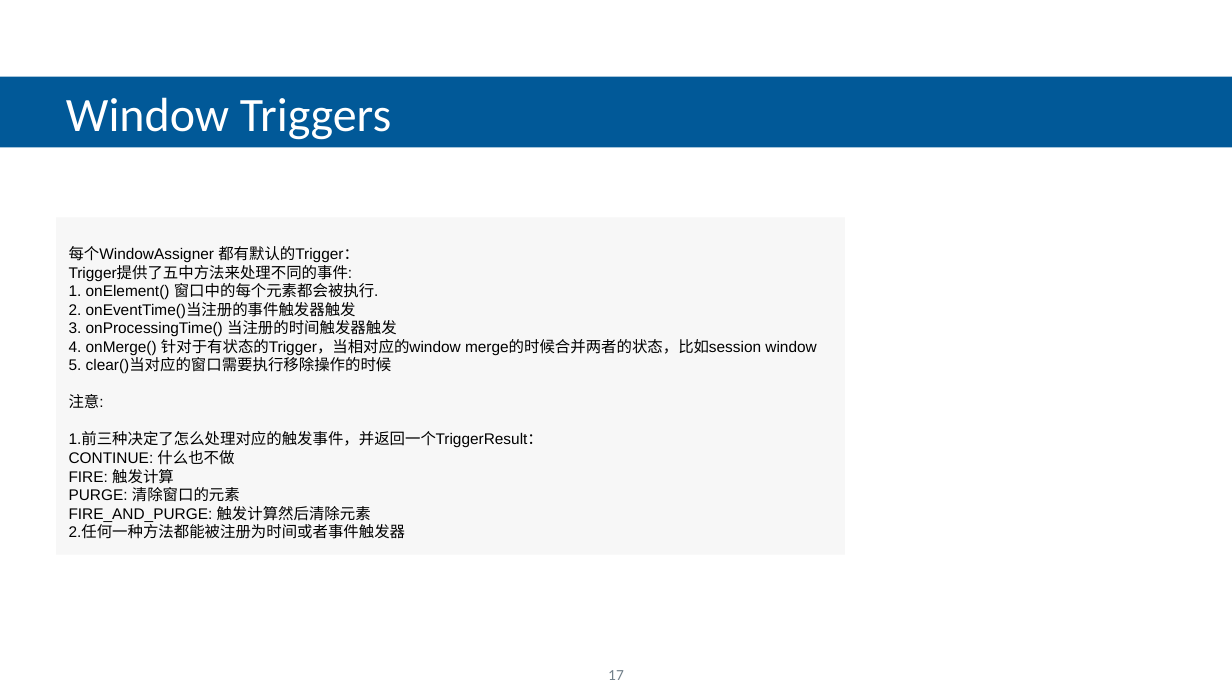
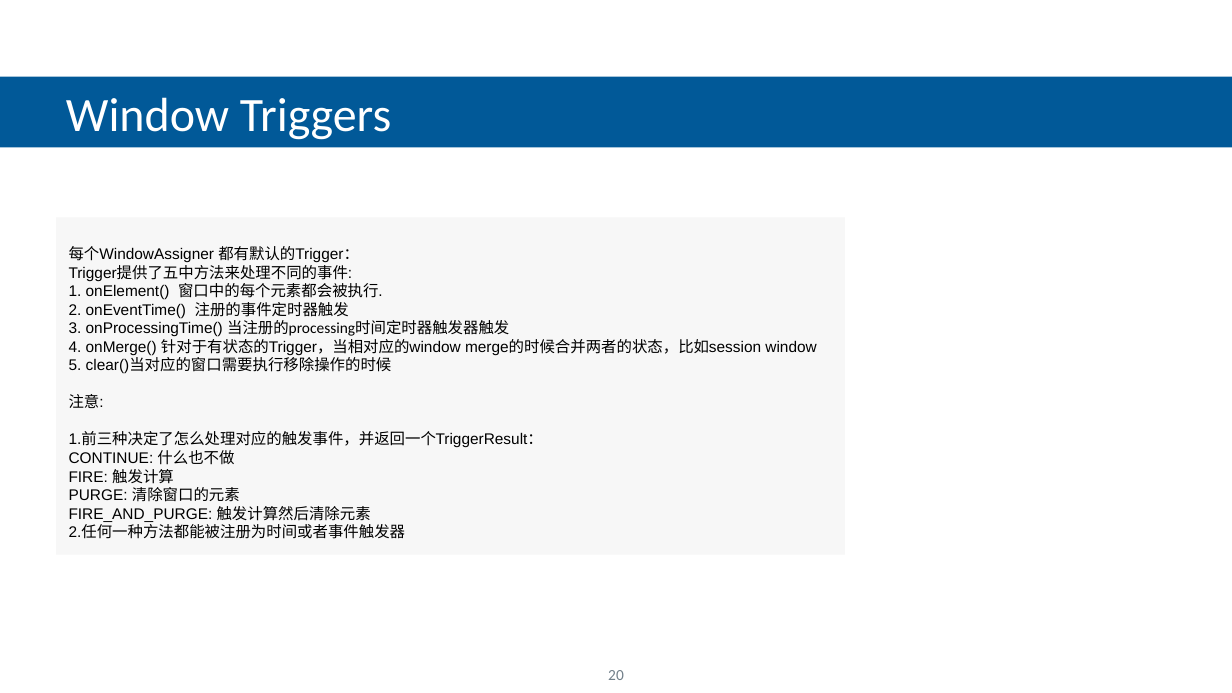
Before and after one commit to feiniaoyuyu/com-my-flink-java, a slide deck: slide 20 of flink introduction.pptx (slide 17 before the commit). Drawn at 1232x693 pixels with LibreOffice and Linux fonts; fonts in the diff are those of the drawing; background and template pictures are left out. Boxes give left, top, right and bottom in pixels: in the first picture for what was removed or moved away, otherwise in the second. Text is boxed around its words. In the diff, an @@ line names an element or a change of style, - is before the commit and + after.

```diff
--- a/flink introduction.pptx
+++ b/flink introduction.pptx
@@ text in rectangle at <box>69,302,509,337</box>: text changed @@
-2. onEventTime()当注册的事件触发器触发
-3. onProcessingTime() 当注册的时间触发器触发
+2. onEventTime() 注册的事件定时器触发
+3. onProcessingTime() 当注册的processing时间定时器触发器触发
@@ page number at <box>608,670,624,680</box>: text changed @@
-17
+20
```
Also in this commit, not shown: 16 other slides changed, 10 slides added, 3 slides removed, 37 other files.
